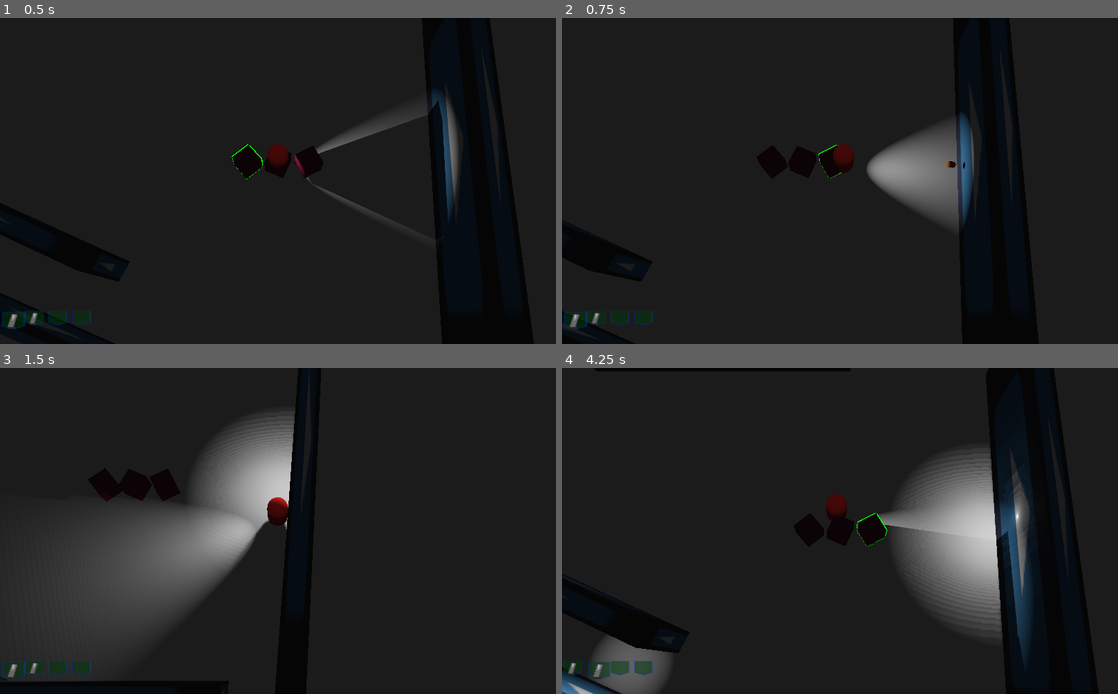
Above: before the commit, frames 1-4 (two rows, left to right).
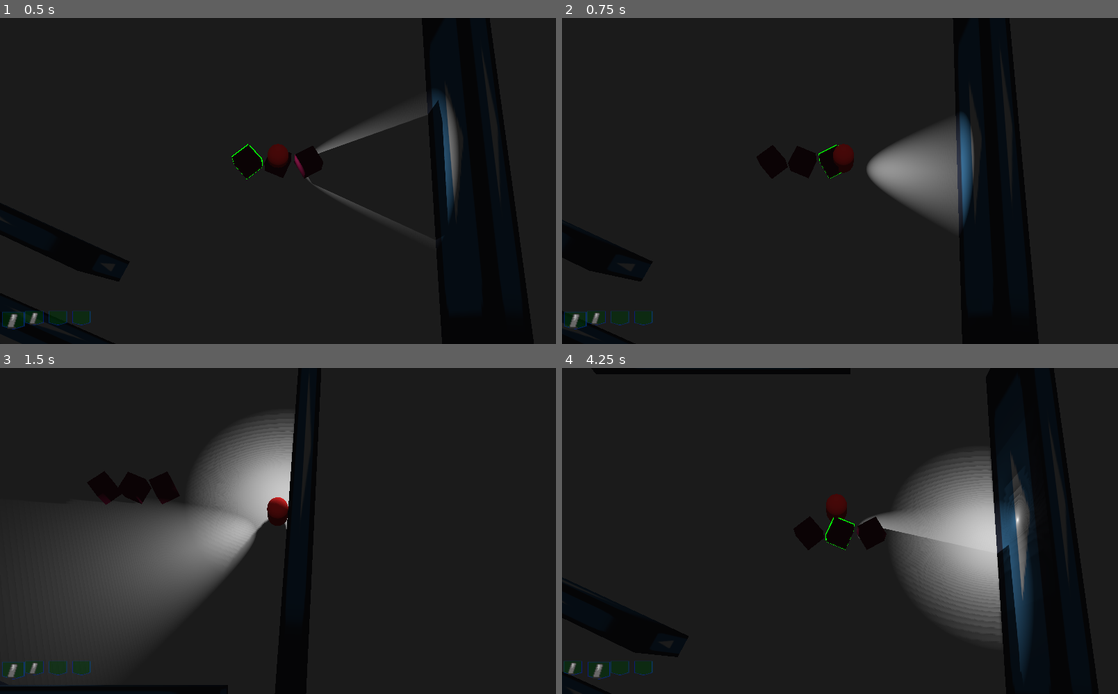
Above: after the commit, the same moments.

Repository: ghfox/overhead3dconv
Game: Godot game, scene res://Scn/Room.tscn
The game is run twice, just before and just after one commit, with the same random seed, the same clock (stepped at 60 frames per second) and the same inputs. The engine's default icon, where the game draws it, is replaced by a stand-in: a white triangle on a blue panel in a dark square.
Inputs (mouse positions are in pixels of both pictures, inside the frame that each line leads up to):
- Up to frame 1 (0.5 s): no input
- Up to frame 2 (0.75 s): tap Enter at 0.5 s; move the mouse to (962, 164) at 0.52 s; hold D from 0.53 s (still down); click (962, 164) at 0.6 s
- Up to frame 3 (1.5 s): move the mouse to (166, 547) at 1.27 s; release D at 1.28 s; hold S from 1.28 s (still down); tap Shift (focus_ability) at 1.35 s
- Up to frame 4 (4.25 s): move the mouse to (895, 459) at 2.02 s; release S at 2.03 s; hold D 2.03-2.78 s; tap Tab (next_pocket) at 2.1 s; move the mouse to (812, 596) at 2.77 s; hold W 2.78-3.53 s; tap E (pickup) at 2.85 s; click (812, 596) at 2.92 s; move the mouse to (1006, 579) at 3.52 s; hold A from 3.53 s (still down); click (1006, 579) at 3.6 s; tap R (reload) at 4.15 s

Frame 1 is identical in both runs. In frame 2, less than 0.1% of the frame differs, in the area x 69-73%, y 43-47%; in frame 3, 0.4%; in frame 4, 2.5%, in the area x 0-85%, y 31-100%.
Error in both runs: Attempt to call function 'add_child' in base 'null instance' on a null instance. (res://Scr/Player.gd:107)

Commit message:
not sure

Diff:
--- a/Scr/Player.gd
+++ b/Scr/Player.gd
@@ -107,7 +107,7 @@
 			get_parent().get_node("LayerUnMod").add_child(reloader)
 
 func focusActive():
-	Engine.time_scale = 0.5
+	Engine.time_scale = 0.25
 	AudioManager.repitch()
 
 func focusInactive():
--- a/Scr/PlayerBullet.gd
+++ b/Scr/PlayerBullet.gd
@@ -7,8 +7,7 @@
 var velocity = Vector3(0,0,0)
 
 func _ready():
-	rotation.y = DIR
-	velocity = Vector3(cos(DIR),0, -sin(DIR)) * SPEED
+	rotate_y(DIR)
 	$Timer.start(LIFESPAN)
 	if(randi() % 2 == 1):
 		AudioManager.play(AudioManager.gunshot1)
@@ -17,7 +16,7 @@
 
 
 func _physics_process(delta):
-	var event = move_and_collide(velocity * delta)
+	var event = move_and_collide(transform.basis.x * SPEED * delta)
 	if(event != null):
 		if(event.collider.is_in_group("BulletStops")):
 			get_parent().remove_child(self)
--- a/Singletons/ItemStore.gd
+++ b/Singletons/ItemStore.gd
@@ -18,7 +18,7 @@
 		"cooldown" : 0.6,
 		s_dam : 1,
 		"topoff" : false,
-		s_spd : 100
+		s_spd : 200
 	}
 }
 
